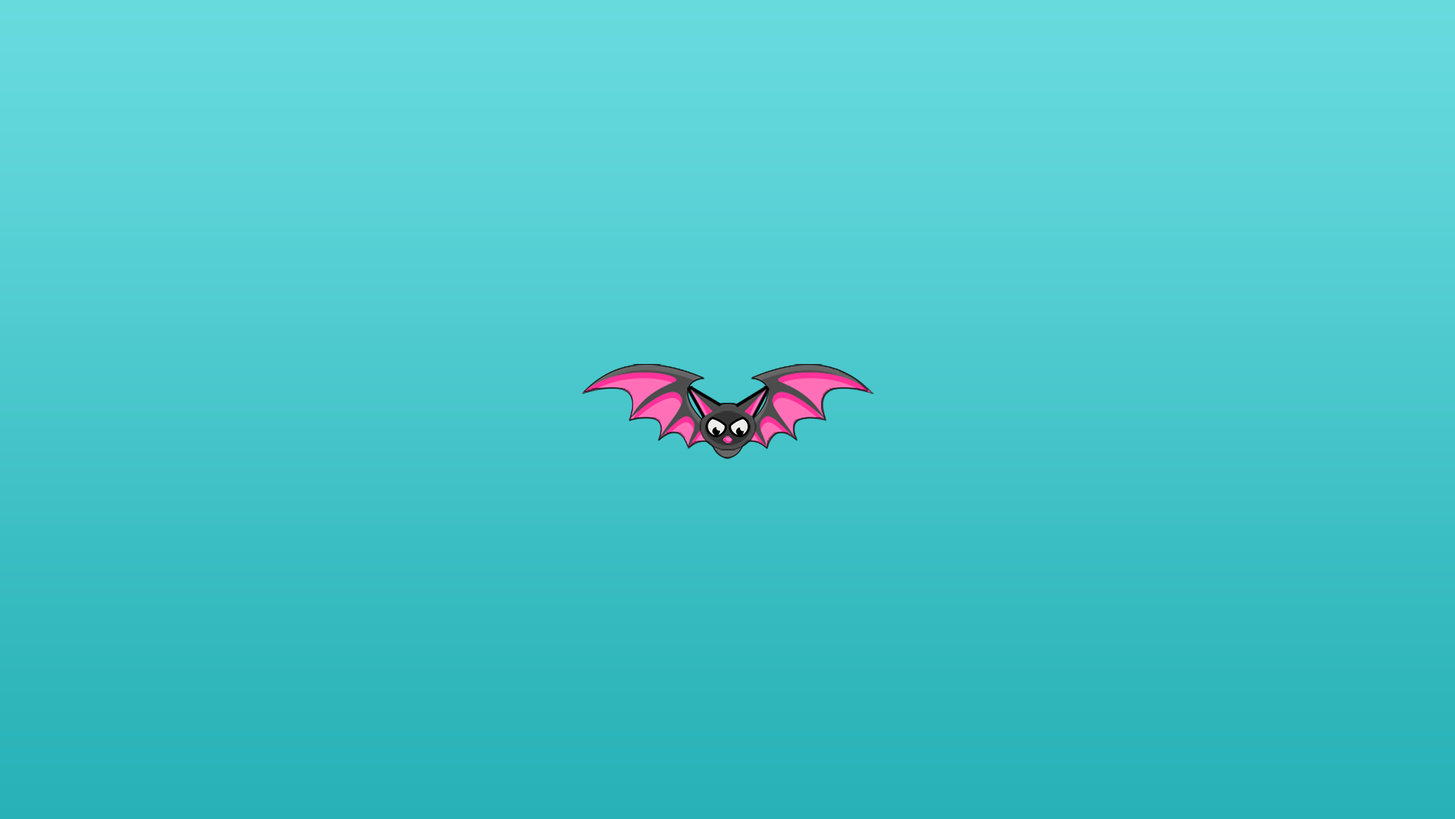
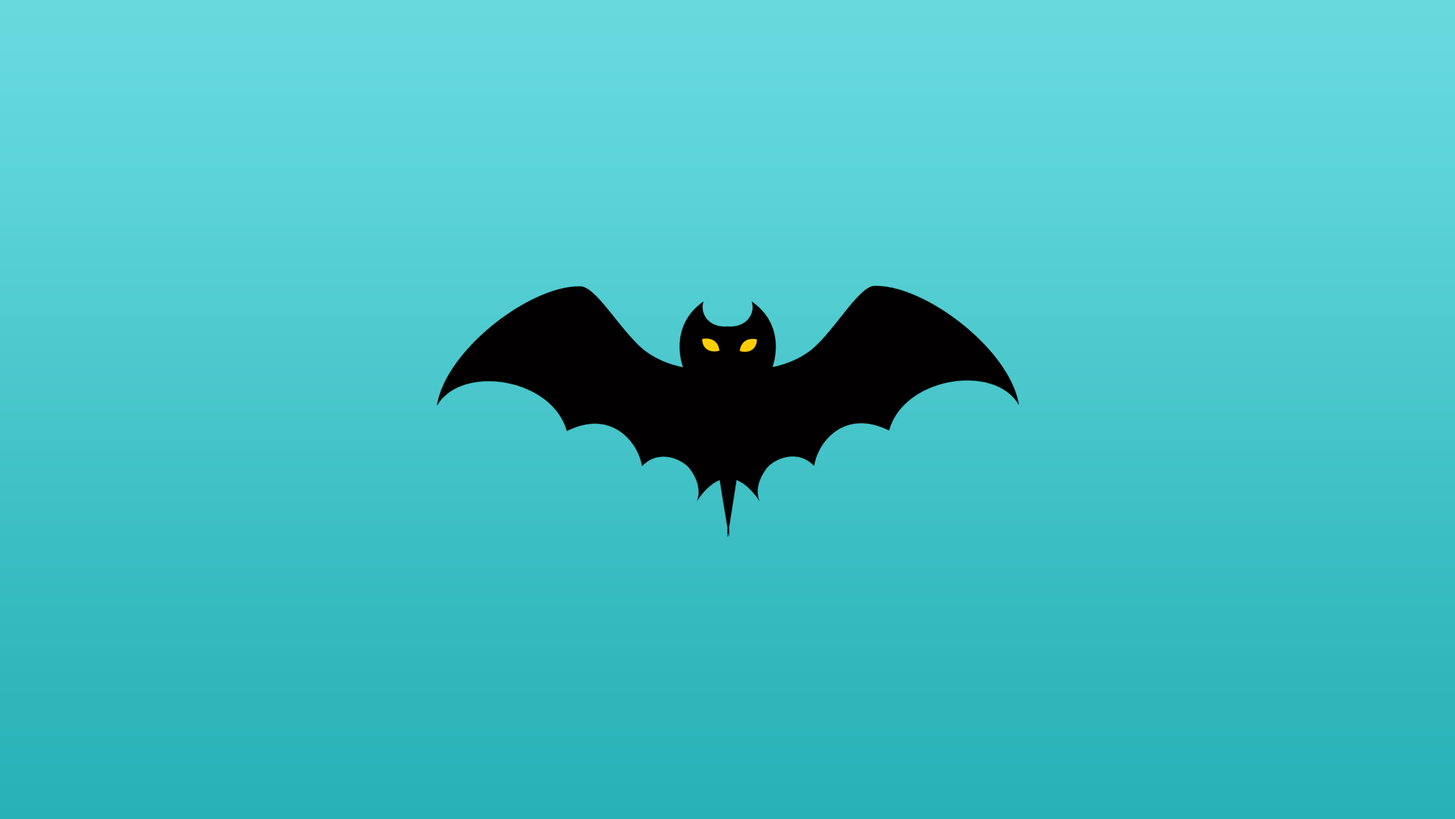
Layer changes from the first 1455 × 819 image to the second:
painted on "launch2208x1242.png" over [436, 284, 1020, 538]
